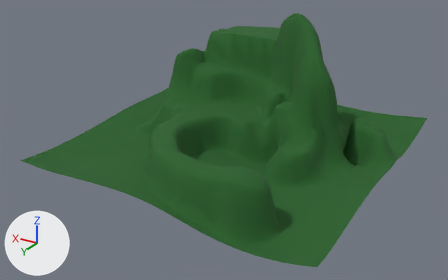
Renders of the glTF model assets/models/terrain.glb from each side of a commit.
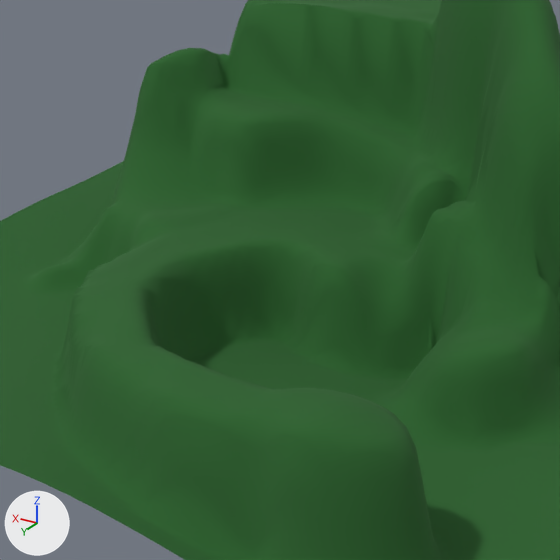
There are two pictures of each version: one from a 50 mm lens placed at (-94.9, 168.1, 77.0), pointed at (-0.1, 10.1, -2.0), one close up on the part from 28% to 72% of the width and 11% to 81% of the height. The axes (+X, +Y, +Z) are drawn at lower left. The lights are the same throughout. The close-ups show mesh edges as thin lines. Where no turn or scale is listed for an object, it has been applied to the vertices.

In view in the first close-up: 'TerrainBackup'.
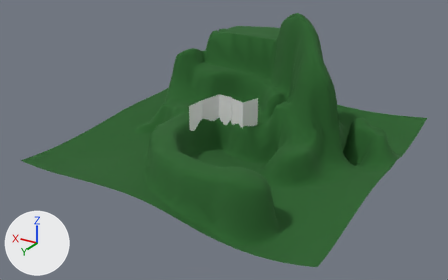
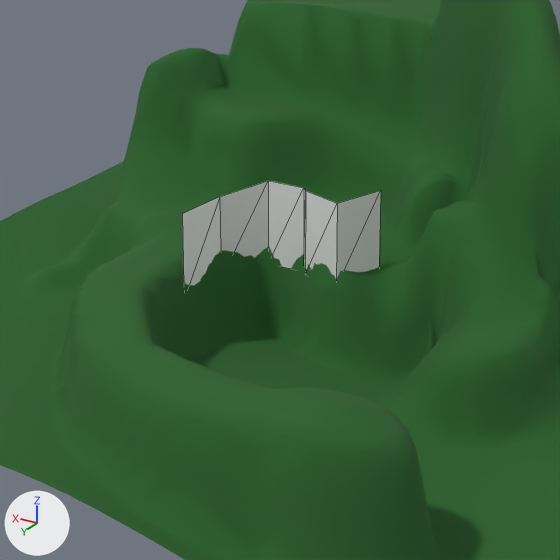
Pixel boxes [x1, y1, x2, y2] of what changed, in the close-ups (560 x 560 px):
'Bounds', added: after [182, 181, 381, 285]

Diff of the bpy script that builds the scene:
```diff
--- a/assets/models/terrain.glb.py
+++ b/assets/models/terrain.glb.py
@@ me_plane_003_colonly @@
+me_plane_003_colonly.from_pydata([(-0.8, -5.4, 9.4), (-0.8, -5.4, -0.8), (0.0, 1.0, 9.2), (0.0, 1.0, -1.0), (-4.3, -10.2, 10.5), (-4.3, -10.2, 0.3), (-8.6, -10.9, 10.2), (-8.6, -10.9, 0.0), (-9.5, -9.7, 10.4), (-9.5, -9.7, 0.2), (-14.3, -8.3, 10.2), (-14.3, -8.3, 0.0), (-17.1, -13.3, 10.7), (-17.1, -13.3, 0.5)], [], [(0, 1, 3), (0, 3, 2), (1, 0, 4), (1, 4, 5), (5, 4, 6), (5, 6, 7), (7, 6, 8), (7, 8, 9), (9, 8, 10), (9, 10, 11), (11, 10, 12), (11, 12, 13)])
@@ ob_bounds @@
+ob_bounds = bpy.data.objects.new('Bounds', me_plane_003_colonly)
+ob_bounds.location = (10.0, 13.8, 0.0)
```
